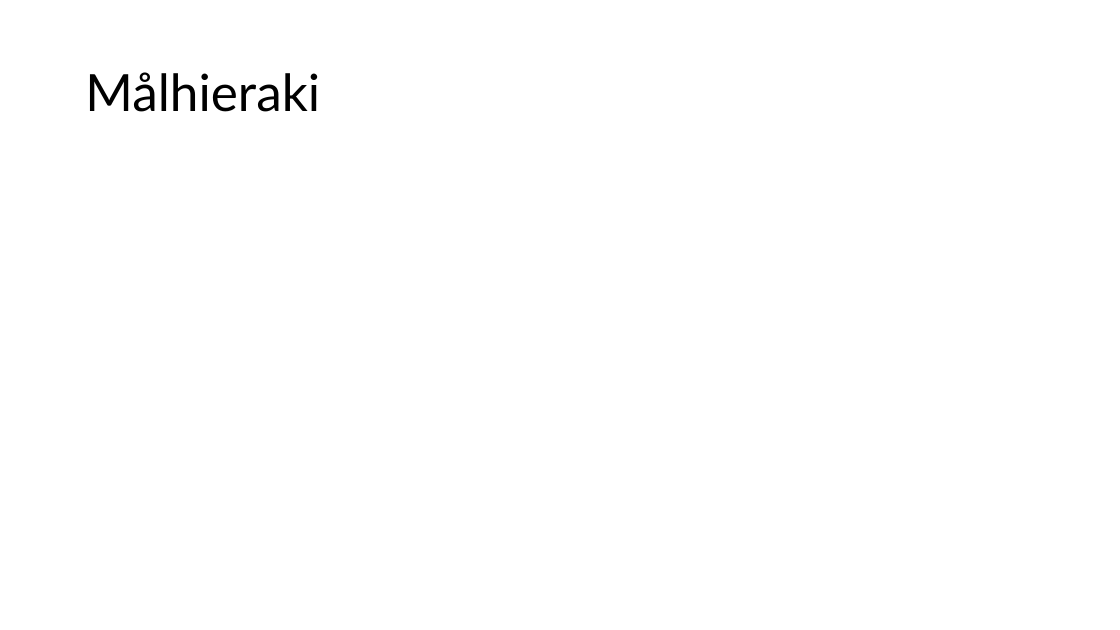
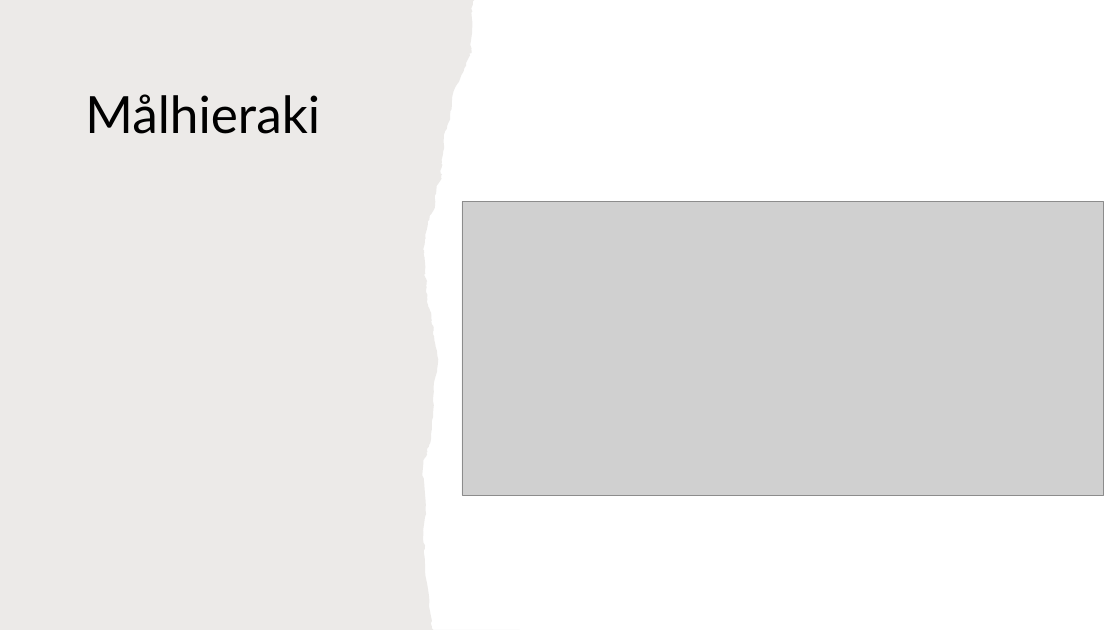
Before and after one commit to JeZoonia/Projekt-1sem, a slide deck: slide 3 of NEXTTECH CALCULATOR.pptx. Drawn at 1120x630 pixels with LibreOffice and Linux fonts; fonts in the diff are those of the drawing; grey boxes stand for pictures. Boxes give left, top, right and bottom in pixels: in the first picture for what was removed or moved away, otherwise in the second. Text is boxed around its words. In the diff, an @@ line names an element or a change of style, - is before the commit and + after.

```diff
--- a/NEXTTECH CALCULATOR.pptx
+++ b/NEXTTECH CALCULATOR.pptx
@@ freeform shape added at (x1=0, y1=0, x2=519, y2=630), fill #82766A at 15% opacity @@
@@ title "Målhieraki" moved from (x1=85, y1=72, x2=320, y2=112) to (x1=85, y1=94, x2=320, y2=134) @@
@@ picture added at (x1=462, y1=202, x2=1104, y2=495) @@
```
Also in this commit, not shown: 1 other slide changed.
